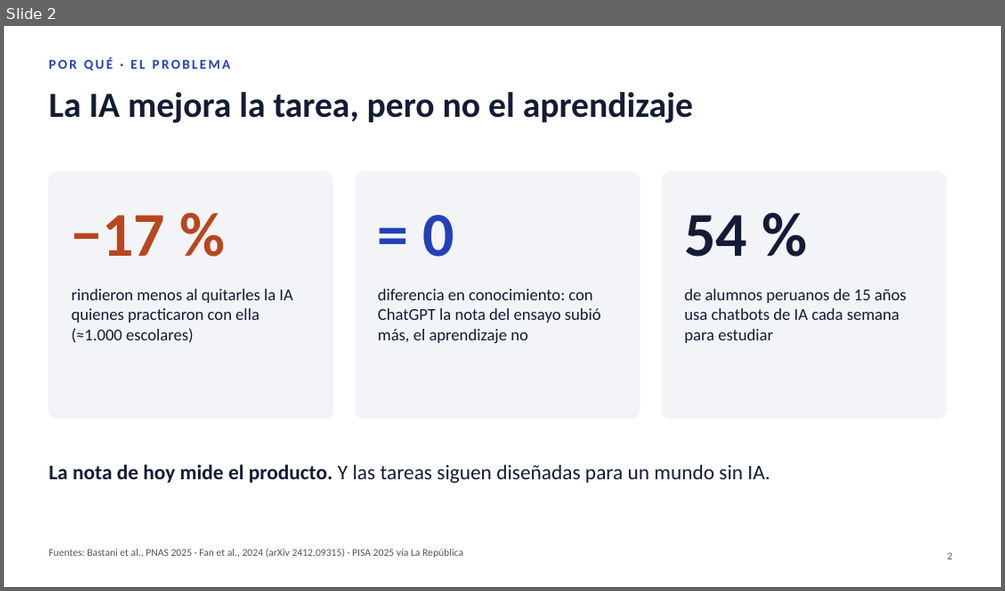
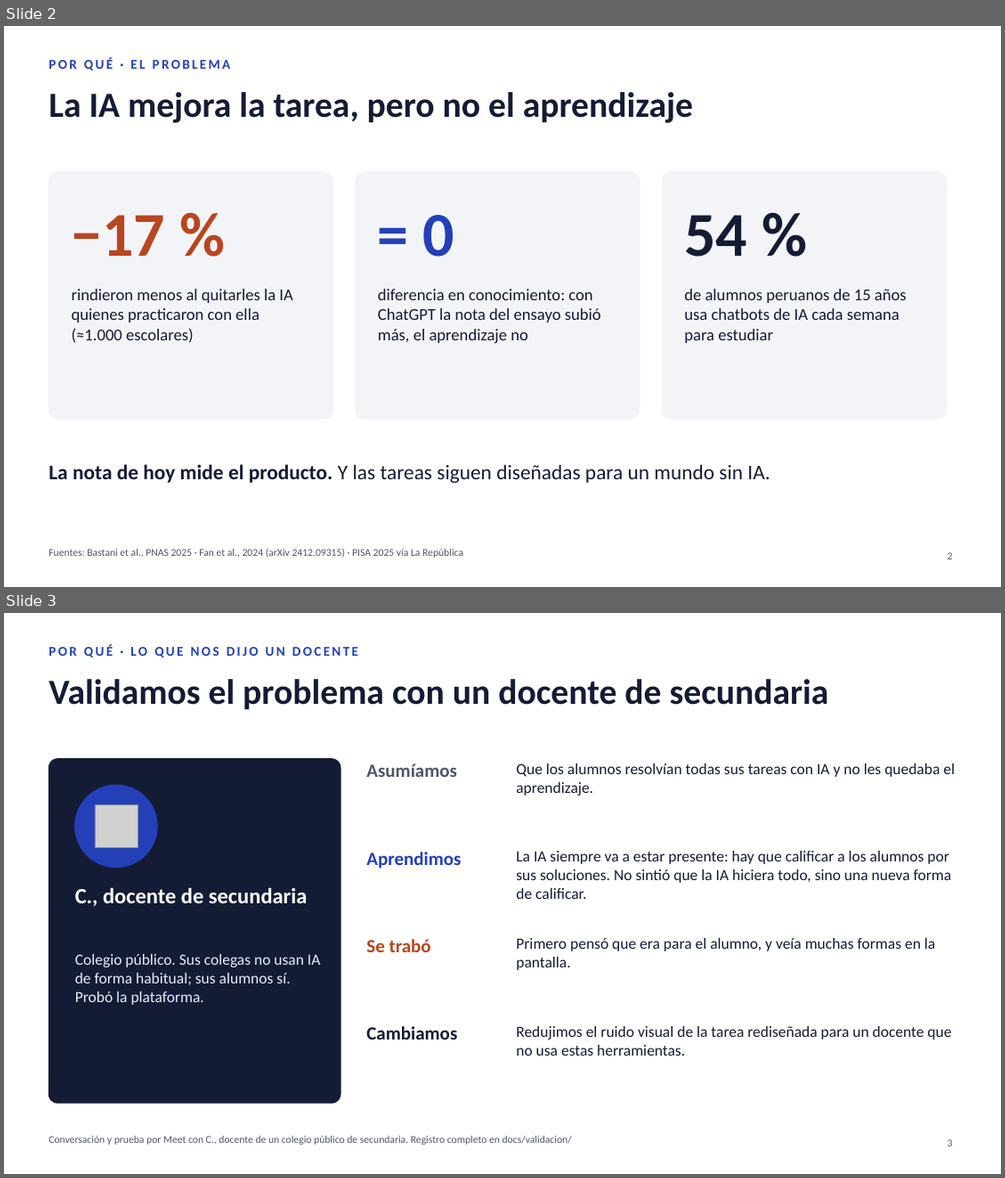
Before and after one commit to Jaed69/defiendelo, a slide deck: docs/propuesta/defiendelo-pitch-jurado.pptx. Shown one above the other, each under a label of ours: slide 2 before the commit, slides 2 and 3 after it. The pictures are 1005x591 and 1005x1178 pixels, drawn with LibreOffice and Linux fonts; fonts in the diff are those of the drawing; grey boxes stand for pictures. Boxes give left, top, right and bottom in pixels: in the first picture for what was removed or moved away, otherwise in the second. Text is boxed around its words. In the diff, an @@ line names an element or a change of style, - is before the commit and + after.

Commit message:
docs: add the teacher validation record to the README and the pitch
A public secondary-school teacher discussed the problem and tried the platform over Meet. Records what we assumed, learned and changed (less visual noise, PR #24) in docs/validacion/, the README and a new user slide.

```diff
--- a/docs/propuesta/defiendelo-pitch-jurado.pptx
+++ b/docs/propuesta/defiendelo-pitch-jurado.pptx
@@ slide 3 added at [4,613,1001,1174], background #FFFFFF @@
@@ text added at [48,644,358,657], 13 pt, text #2340B8, bold @@
+POR QUÉ · LO QUE NOS DIJO UN DOCENTE
@@ title added at [48,679,829,710], 34 pt, text #141B34, bold @@
+Validamos el problema con un docente de secundaria
@@ rounded rectangle added at [48,759,340,1103], fill #141B34, outline #141B34 1 pt @@
@@ text added at [366,763,457,777], 18 pt, text #4F5568, bold @@
+Asumíamos
@@ text added at [516,763,955,795], 15 pt, text #141B34 @@
+Que los alumnos resolvían todas sus tareas con IA y no les quedaba el aprendizaje.
@@ ellipse added at [75,785,157,868], fill #2340B8, outline #2340B8 1 pt @@
@@ picture added at [95,804,138,847] @@
@@ text added at [366,852,461,868], 18 pt, text #2340B8, bold @@
+Aprendimos
@@ text added at [516,851,952,899], 15 pt, text #141B34 @@
+La IA siempre va a estar presente: hay que calificar a los alumnos por sus soluciones. No sintió que la IA hiciera todo, sino una nueva forma de calificar.
@@ text added at [75,887,307,906], 21 pt, text #FFFFFF, bold @@
+C., docente de secundaria
@@ text added at [75,954,321,1005], 15 pt, text #E7ECFB @@
+Colegio público. Sus colegas no usan IA de forma habitual; sus alumnos sí. Probó la plataforma.
@@ text added at [366,939,431,952], 18 pt, text #B8461F, bold @@
+Se trabó
@@ text added at [516,938,935,970], 15 pt, text #141B34 @@
+Primero pensó que era para el alumno, y veía muchas formas en la pantalla.
@@ text added at [366,1026,457,1039], 18 pt, text #141B34, bold @@
+Cambiamos
@@ text added at [516,1026,951,1055], 15 pt, text #141B34 @@
+Redujimos el ruido visual de la tarea rediseñada para un docente que no usa estas herramientas.
@@ text added at [48,1135,572,1144], 10 pt, text #4F5568 @@
+Conversación y prueba por Meet con C., docente de un colegio público de secundaria. Registro completo en docs/validacion/
@@ page number added at [947,1139,953,1146], 10 pt, text #4F5568 @@
+3
```
Also in this commit, not shown: 1 slide changed, 3 other files.
